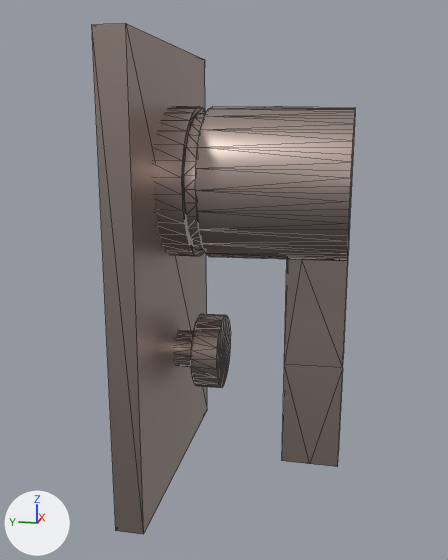
One commit to the glTF model models/36-120-670-43.glb: the scene before it, then after it.
Before and after are seen from a camera (50 mm lens) standing at (-0.2074, -0.0334, 0.1241) and looking at (-0.0021, 0.0077, 0.0728). Lighting does not change. The marker at lower left points along +X, +Y and +Z. The first picture is the older version. Mesh edges are drawn as thin lines. Where no turn or scale is listed for an object, it has been applied to the vertices.

Before the edit, the objects in view are built like this:
```python
ob_l_6a2c87c6_c981_45d3_adb4_ddbf117f9ff3_i1 = bpy.data.objects.new('L_6a2c87c6_c981_45d3_adb4_ddbf117f9ff3_I1', me_l_6a2c87c6_c981_45d3_adb4_ddbf117f9ff3_i1_008)
ob_l_6a2c87c6_c981_45d3_adb4_ddbf117f9ff3_i1.location = (0.0, 0.0, 0.0)
ob_l_7fd27011_fde0_4e51_a0c9_6d5cfa3f829b_i2 = bpy.data.objects.new('L_7fd27011_fde0_4e51_a0c9_6d5cfa3f829b_I2', me_l_7fd27011_fde0_4e51_a0c9_6d5cfa3f829b_i2_008)
ob_l_7fd27011_fde0_4e51_a0c9_6d5cfa3f829b_i2.location = (0.0, 0.0, 0.0)
ob_l_83cc3755_3717_4cfd_b48e_f97423d2960f_i3 = bpy.data.objects.new('L_83cc3755_3717_4cfd_b48e_f97423d2960f_I3', me_l_83cc3755_3717_4cfd_b48e_f97423d2960f_i3_008)
ob_l_83cc3755_3717_4cfd_b48e_f97423d2960f_i3.location = (0.0, 0.0, 0.0)
ob_l_9d9f792c_e665_472d_9a15_b763418a4c13_i4 = bpy.data.objects.new('L_9d9f792c_e665_472d_9a15_b763418a4c13_I4', me_l_9d9f792c_e665_472d_9a15_b763418a4c13_i4_008)
ob_l_9d9f792c_e665_472d_9a15_b763418a4c13_i4.location = (0.0, 0.0, 0.0)
ob_l_d49a27f3_b920_46a6_8bb0_8f9722c96594_i5 = bpy.data.objects.new('L_d49a27f3_b920_46a6_8bb0_8f9722c96594_I5', me_l_d49a27f3_b920_46a6_8bb0_8f9722c96594_i5_008)
ob_l_d49a27f3_b920_46a6_8bb0_8f9722c96594_i5.location = (0.0, 0.0, 0.0)
```
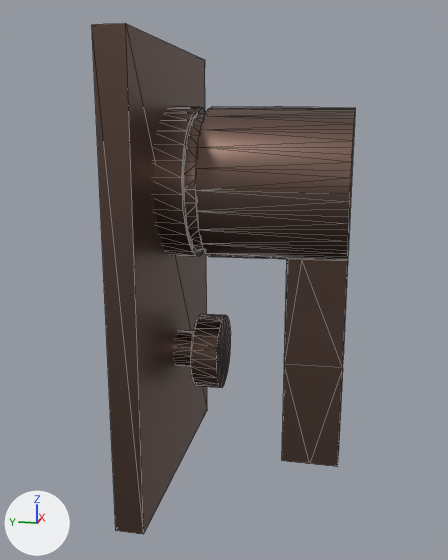
Where the newer file only moved an object's origin or applied its transform, the numbers keep the older frame.

Location of each change, (x1, y1, x2, y2) in pixels of the pictures (448 x 560 px):
'L_9d9f792c_e665_472d_9a15_b763418a4c13_I4', recoloured (grey to brown): (92, 23, 207, 534) in both
'L_83cc3755_3717_4cfd_b48e_f97423d2960f_I3', recoloured (grey to brown): (195, 106, 355, 467) in both
'L_6a2c87c6_c981_45d3_adb4_ddbf117f9ff3_I1', recoloured: (154, 106, 206, 256) in both
'L_7fd27011_fde0_4e51_a0c9_6d5cfa3f829b_I2', recoloured: (174, 314, 231, 387) in both
'L_d49a27f3_b920_46a6_8bb0_8f9722c96594_I5', recoloured (grey to brown): (184, 113, 205, 251) in both

Patch to the scene script:
```diff
--- a/models/36-120-670-43.glb.py
+++ b/models/36-120-670-43.glb.py
@@ mat_dornbracht_43_dark_bronze @@
 mat_dornbracht_43_dark_bronze = principled_material('Dornbracht_43_Dark Bronze')
-mat_dornbracht_43_dark_bronze.base_color = (0.467, 0.376, 0.341)  # grey #b6a59e
+mat_dornbracht_43_dark_bronze.base_color = (0.184, 0.117, 0.0953)  # brown #776057
 mat_dornbracht_43_dark_bronze.metallic = 1.0
```
